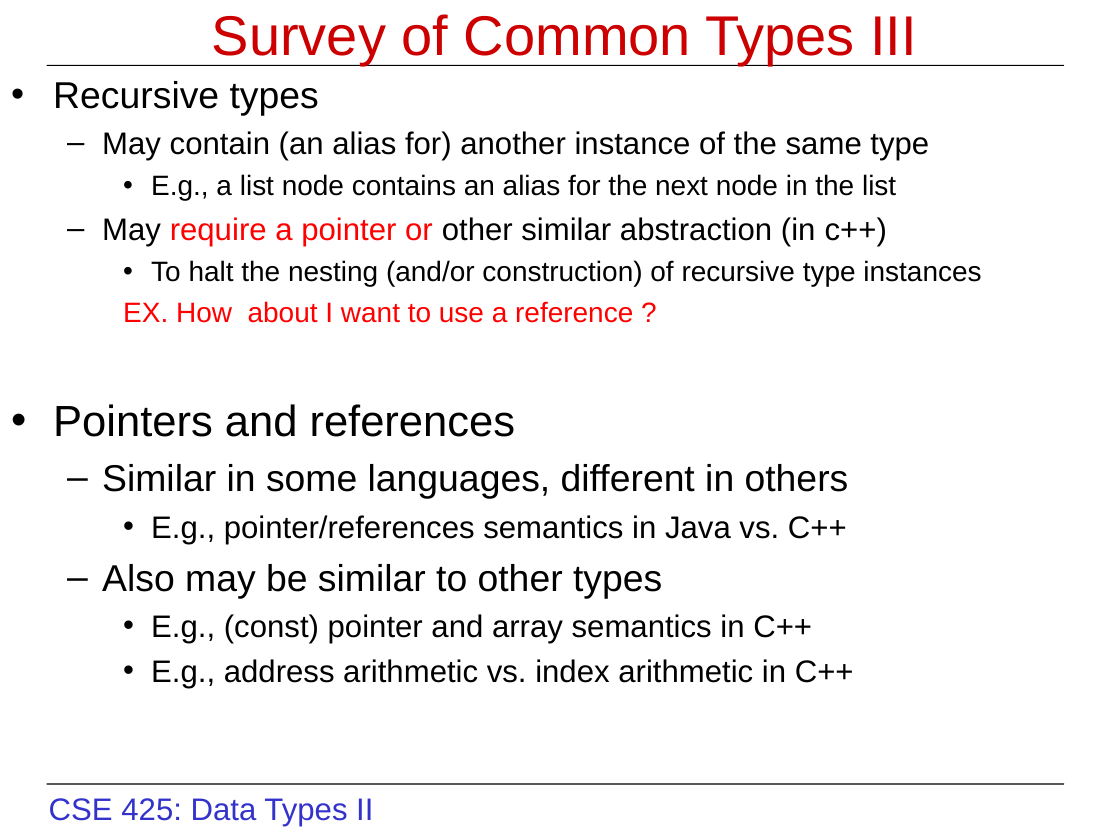
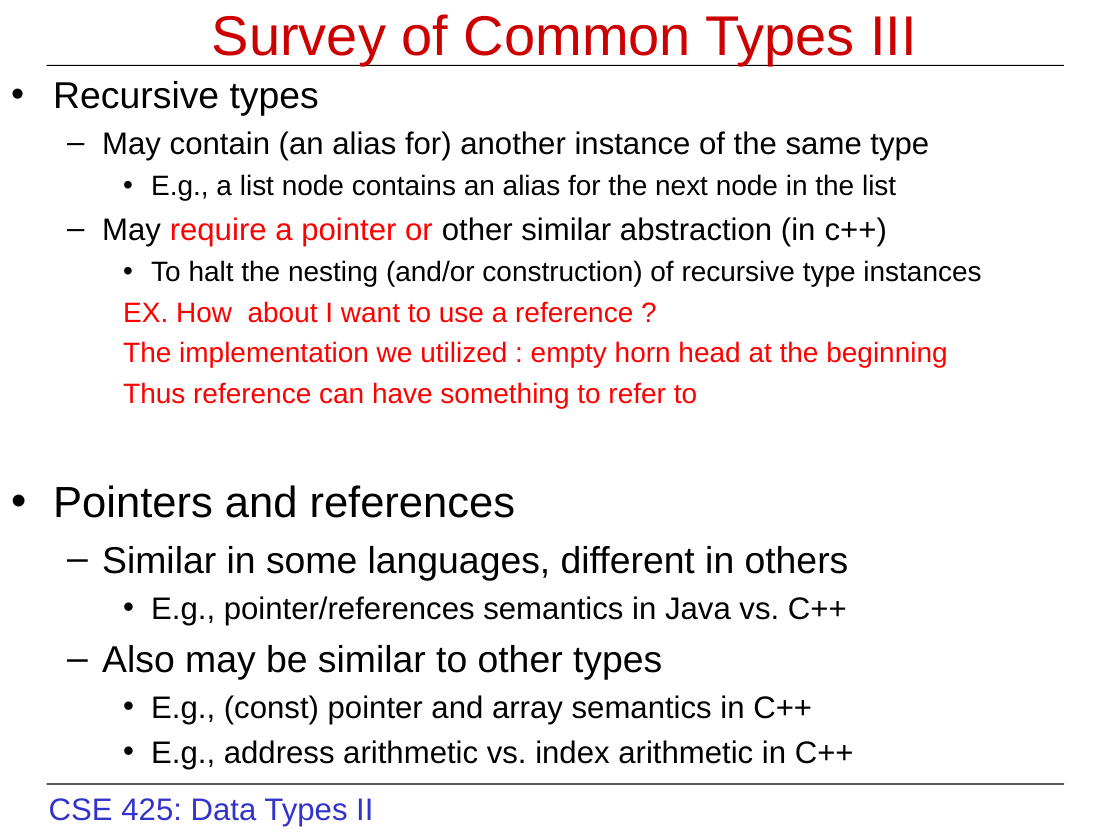
Before and after one commit to BazzalSeed/Programming-Systems-and-Languages, a slide deck: slide 3 of Classes/class11/data_types_II-2.ppt. Drawn at 1120x840 pixels with LibreOffice and Linux fonts; fonts in the diff are those of the drawing. Boxes give left, top, right and bottom in pixels: in the first picture for what was removed or moved away, otherwise in the second. Text is boxed around its words. In the diff, an @@ line names an element or a change of style, - is before the commit and + after.

```diff
--- a/Classes/class11/data_types_II-2.ppt
+++ b/Classes/class11/data_types_II-2.ppt
@@ text at (123,341,947,408): paragraphs added @@
+    The implementation we utilized : empty horn head at the beginning
+    Thus reference can have something to refer to
```
Also in this commit, not shown: 1 other file.
